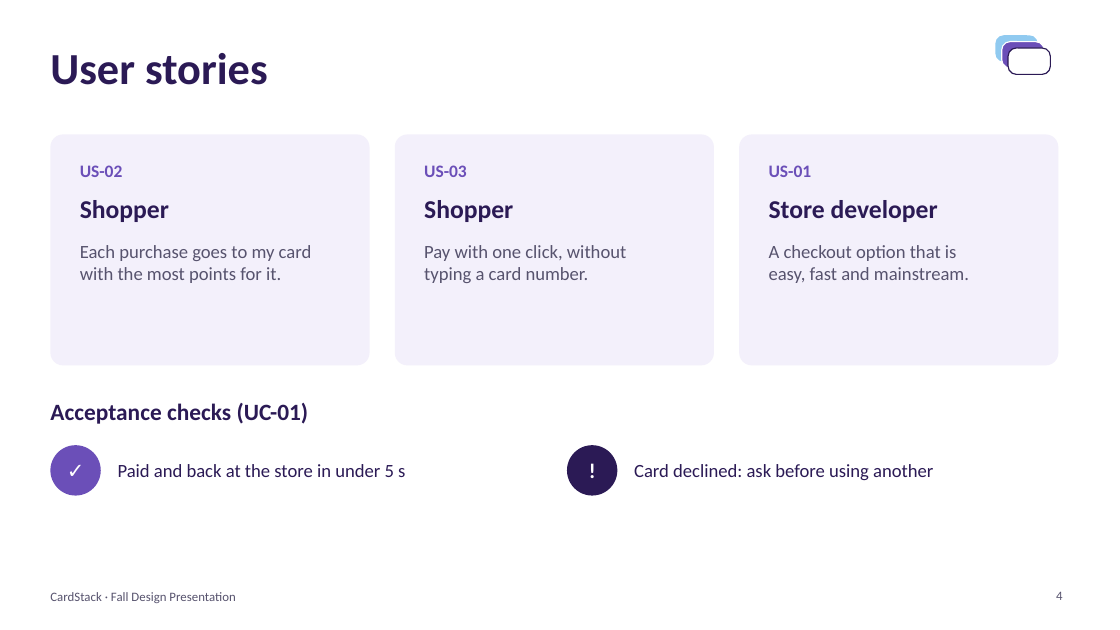
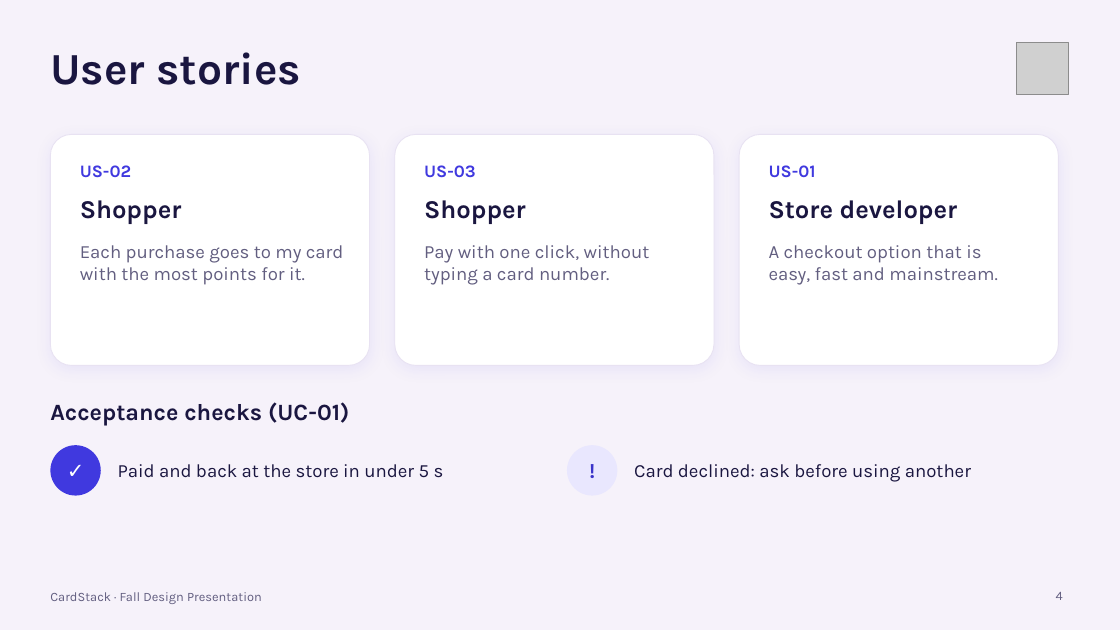
Before and after one commit to Maya2234/capstone, a slide deck: slide 4 of Presentation/CardStack_Design_Presentation_Draft.pptx. Drawn at 1120x630 pixels with LibreOffice and Linux fonts; fonts in the diff are those of the drawing; grey boxes stand for pictures. Boxes give left, top, right and bottom in pixels: in the first picture for what was removed or moved away, otherwise in the second. Text is boxed around its words. In the diff, an @@ line names an element or a change of style, - is before the commit and + after.

```diff
--- a/Presentation/CardStack_Design_Presentation_Draft.pptx
+++ b/Presentation/CardStack_Design_Presentation_Draft.pptx
@@ background #FFFFFF to #F6F2FA @@
@@ rounded rectangle removed at bbox=[996, 35, 1038, 62] @@
@@ rounded rectangle removed at bbox=[1002, 42, 1044, 69] @@
@@ rounded rectangle removed at bbox=[1008, 48, 1050, 75] @@
@@ picture added at bbox=[1017, 42, 1069, 94] @@
@@ fill #F3F0FB to #FFFFFF; outline none to #E8E2F2 0.75 pt; shadow on; proportions changed in 3 elements at bbox=[50, 134, 370, 365], bbox=[395, 134, 714, 365], bbox=[739, 134, 1059, 365] @@
@@ font Calibri to Karla, text colour #6B4FB8 to #4039DF in 3 elements at bbox=[80, 165, 131, 177], bbox=[424, 165, 476, 177], bbox=[769, 165, 816, 177] @@
@@ font Calibri to Karla, text colour #57536E to #625E80 in 5 elements at bbox=[1056, 592, 1063, 600], bbox=[50, 592, 262, 604], bbox=[80, 245, 344, 285], bbox=[424, 245, 650, 285], bbox=[769, 245, 997, 285] @@
@@ text "✓" at bbox=[50, 445, 101, 496]: font Calibri to Karla @@
@@ ellipse at bbox=[50, 445, 101, 496]: fill #6B4FB8 to #4039DF @@
@@ text "!" at bbox=[567, 445, 618, 496]: font Calibri to Karla, text colour #FFFFFF to #3A33C9 @@
@@ ellipse at bbox=[567, 445, 618, 496]: fill #2B1A55 to #E9E7FE @@
@@ font Calibri to Karla, text colour #2B1A55 to #1A1640 in 7 elements at bbox=[50, 52, 301, 85], bbox=[80, 200, 182, 224], bbox=[424, 200, 526, 224], bbox=[769, 200, 958, 224], bbox=[50, 402, 349, 426], bbox=[118, 464, 444, 478], bbox=[634, 464, 971, 482] @@
```
Also in this commit, not shown: 15 other slides changed, 1 other file.
